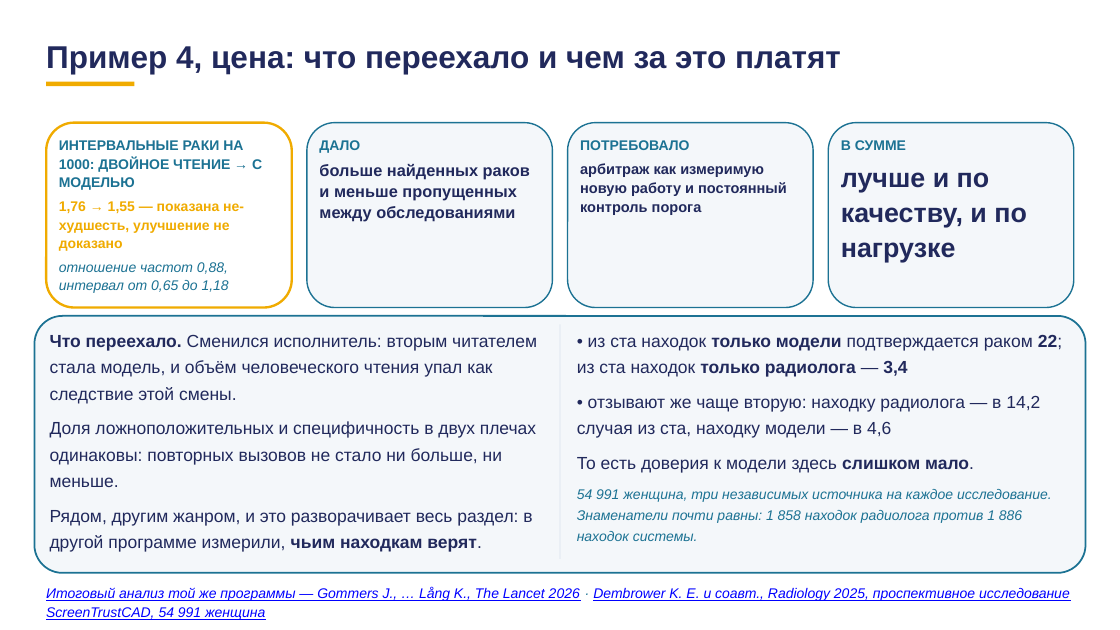
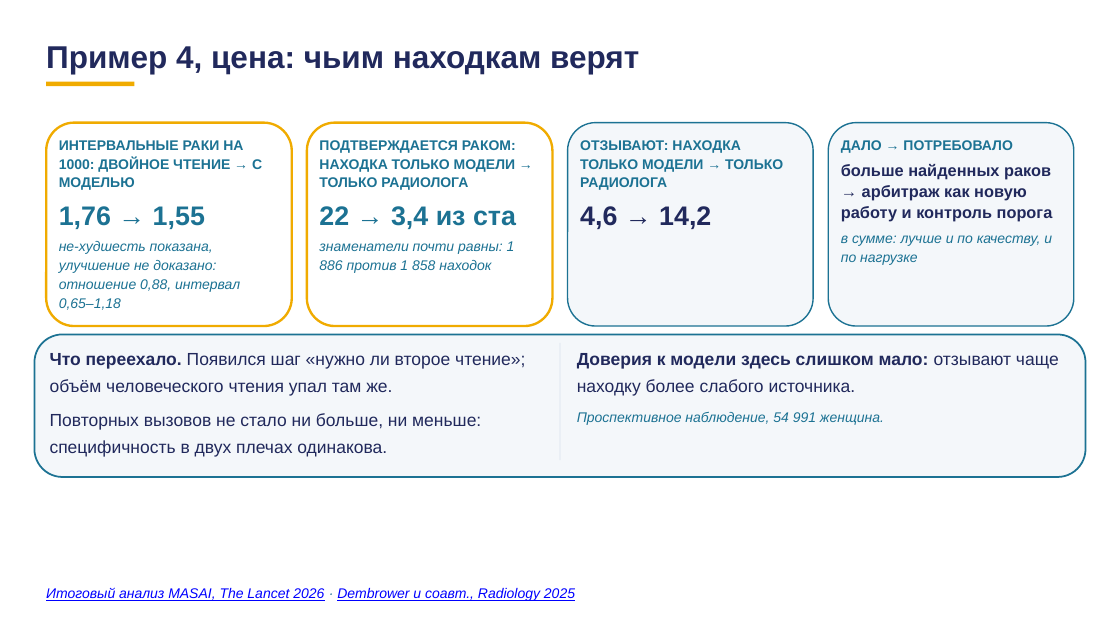
Before and after one commit to tellina-study/AI-usage-lessons, a slide deck: slide 41 of library/lectures/lec-07/rework/deck/lec-07-karkas.pptx (slide 46 before the commit). Drawn at 1120x630 pixels with LibreOffice and Linux fonts; fonts in the diff are those of the drawing. Boxes give left, top, right and bottom in pixels: in the first picture for what was removed or moved away, otherwise in the second. Text is boxed around its words. In the diff, an @@ line names an element or a change of style, - is before the commit and + after.

```diff
--- a/library/lectures/lec-07/rework/deck/lec-07-karkas.pptx
+++ b/library/lectures/lec-07/rework/deck/lec-07-karkas.pptx
@@ text at <box>46,46,639,74</box>: text changed @@
-Пример 4, цена: что переехало и чем за это платят
+Пример 4, цена: чьим находкам верят
@@ rounded rectangle: place and size @@
-rounded rectangle at <box>46,123,292,308</box>
+rounded rectangle at <box>46,123,292,326</box>
@@ rounded rectangle: place and size @@
-rounded rectangle at <box>307,123,552,308</box>
+rounded rectangle at <box>307,123,552,326</box>
@@ rounded rectangle at <box>307,123,552,326</box>: fill #F4F7FA to #FFFFFF; outline #1C7293 1.2 pt to #F0AB00 2 pt; proportions changed @@
@@ text removed at <box>319,140,360,153</box> @@
-ДАЛО
@@ text added at <box>319,140,516,190</box>, 12 pt, text #1C7293, bold @@
+ПОДТВЕРЖДАЕТСЯ РАКОМ: НАХОДКА ТОЛЬКО МОДЕЛИ → ТОЛЬКО РАДИОЛОГА
@@ rounded rectangle: place and size @@
-rounded rectangle at <box>568,123,813,308</box>
+rounded rectangle at <box>568,123,813,326</box>
@@ text added at <box>580,140,783,190</box>, 12 pt, text #1C7293, bold @@
+ОТЗЫВАЮТ: НАХОДКА ТОЛЬКО МОДЕЛИ → ТОЛЬКО РАДИОЛОГА
@@ rounded rectangle: place and size @@
-rounded rectangle at <box>828,123,1074,308</box>
+rounded rectangle at <box>828,123,1074,326</box>
@@ text at <box>841,140,1012,153</box>: text changed @@
-ПОТРЕБОВАЛО
+ДАЛО → ПОТРЕБОВАЛО
@@ text removed at <box>841,140,906,150</box> @@
-В СУММЕ
@@ text removed at <box>319,164,530,222</box> @@
-больше найденных раков и меньше пропущенных между обследованиями
@@ text at <box>841,164,1053,222</box>: text changed; size 12.5 to 14 pt @@
-арбитраж как измеримую новую работу и постоянный контроль порога
+больше найденных раков → арбитраж как новую работу и контроль порога
@@ text at <box>59,206,205,229</box>: text changed; size 12 to 23 pt; text colour #F0AB00 to #1C7293 @@
-1,76 → 1,55 — показана не-худшесть, улучшение не доказано
+1,76 → 1,55
@@ text added at <box>319,206,516,229</box>, 23 pt, text #1C7293, bold @@
+22 → 3,4 из ста
@@ text added at <box>580,206,711,229</box>, 23 pt, text #21295C, bold @@
+4,6 → 14,2
@@ text at <box>841,235,1052,265</box>: text changed; size 23 to 12 pt; text colour #21295C to #1C7293; bold off; italic on @@
-лучше и по качеству, и по нагрузке
+в сумме: лучше и по качеству, и по нагрузке
@@ text at <box>59,241,240,310</box>: text changed @@
-отношение частот 0,88, интервал от 0,65 до 1,18
+не-худшесть показана, улучшение не доказано: отношение 0,88, интервал 0,65–1,18
@@ text added at <box>319,241,515,273</box>, 12 pt, text #1C7293, italic @@
+знаменатели почти равны: 1 886 против 1 858 находок
@@ proportions changed in 4 elements at <box>46,123,292,326</box>, <box>568,123,813,326</box>, <box>828,123,1074,326</box>, <box>34,334,1086,477</box> @@
@@ rounded rectangle: place and size @@
-rounded rectangle at <box>34,316,1086,573</box>
+rounded rectangle at <box>34,334,1086,477</box>
@@ text at <box>50,353,525,457</box>: text changed @@
-Что переехало. Сменился исполнитель: вторым читателем стала модель, и объём человеческого чтения упал как следствие этой смены.
-Доля ложноположительных и специфичность в двух плечах одинаковы: повторных вызовов не стало ни больше, ни меньше.
-Рядом, другим жанром, и это разворачивает весь раздел: в другой программе измерили, чьим находкам верят.
+Что переехало. Появился шаг «нужно ли второе чтение»; объём человеческого чтения упал там же.
+Повторных вызовов не стало ни больше, ни меньше: специфичность в двух плечах одинакова.
@@ rectangle: place and size @@
-rectangle at <box>560,324,560,559</box>
+rectangle at <box>560,343,560,460</box>
@@ text at <box>577,353,1059,425</box>: text changed @@
-• из ста находок только модели подтверждается раком 22; из ста находок только радиолога — 3,4
-• отзывают же чаще вторую: находку радиолога — в 14,2 случая из ста, находку модели — в 4,6
-То есть доверия к модели здесь слишком мало.
-54 991 женщина, три независимых источника на каждое исследование. Знаменатели почти равны: 1 858 находок радиолога против 1 886 находок системы.
+Доверия к модели здесь слишком мало: отзывают чаще находку более слабого источника.
+Проспективное наблюдение, 54 991 женщина.
@@ text at <box>46,587,575,601</box>: text changed @@
-Итоговый анализ той же программы — Gommers J., … Lång K., The Lancet 2026 · Dembrower K. E. и соавт., Radiology 2025, проспективное исследование ScreenTrustCAD, 54 991 женщина
+Итоговый анализ MASAI, The Lancet 2026 · Dembrower и соавт., Radiology 2025
```
Also in this commit, not shown: 77 other slides changed, 23 slides added, 24 slides removed, 1 other file.
